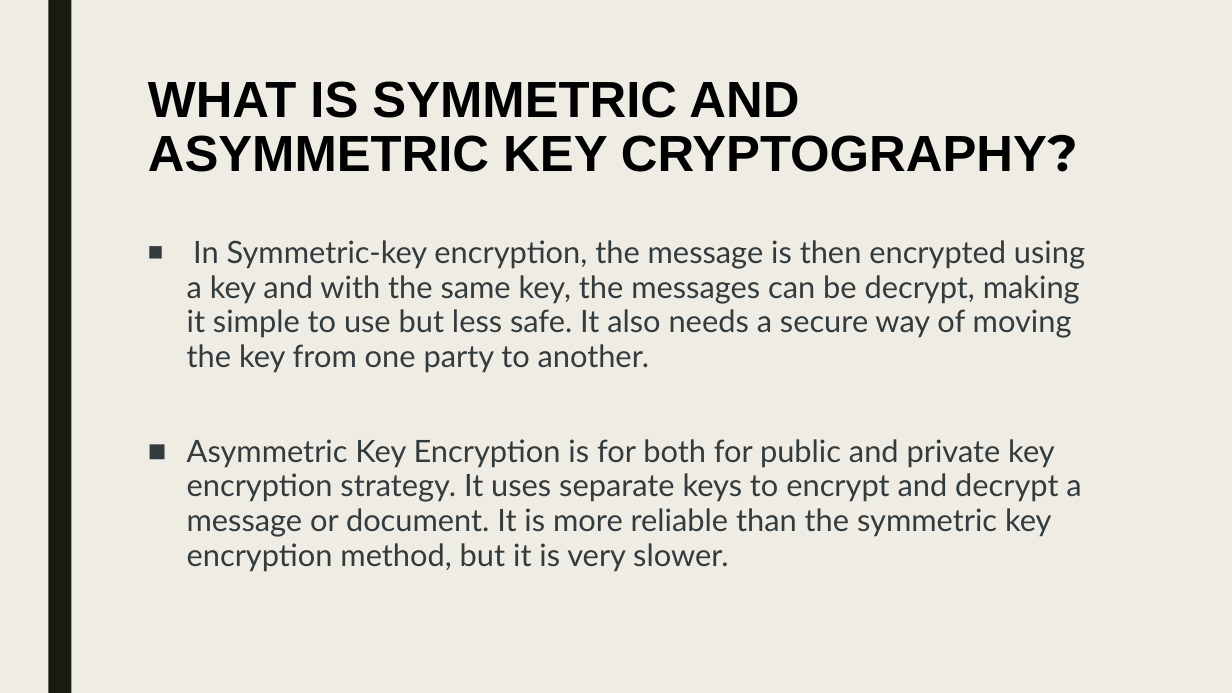
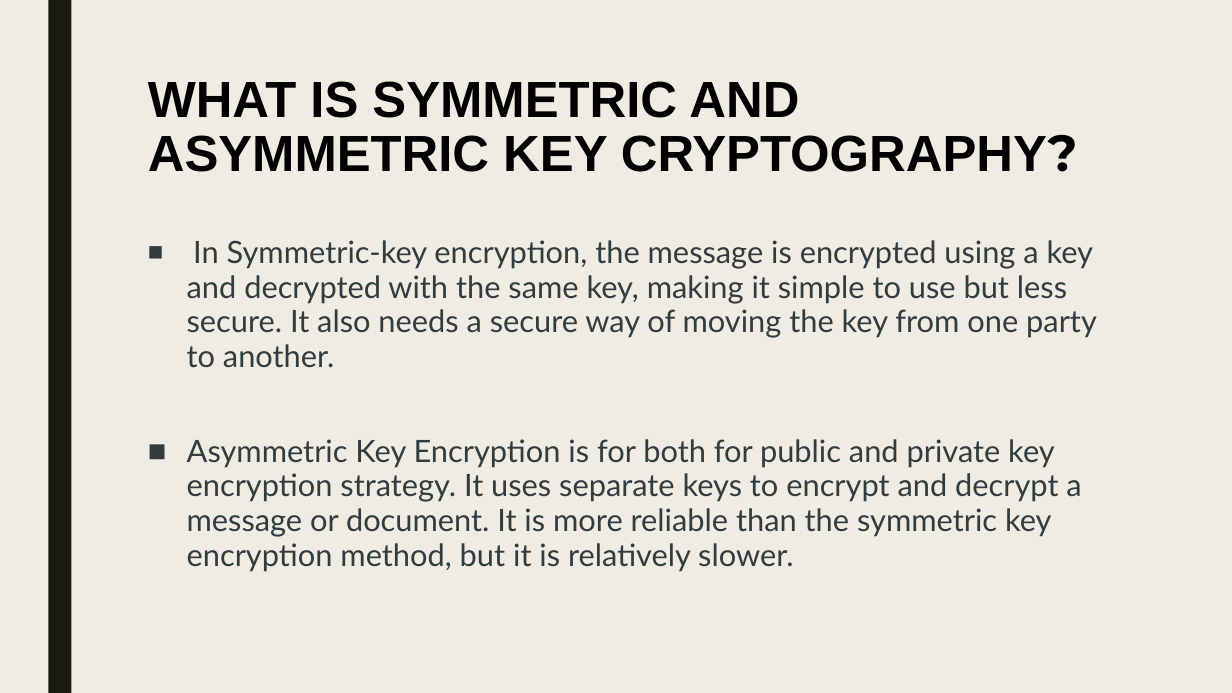
Before and after one commit to Jaidev810/ECC-Cipher, a slide deck: slide 2 of Ecc Cipher.pptx. Drawn at 1232x693 pixels with LibreOffice and Linux fonts; fonts in the diff are those of the drawing. Boxes give left, top, right and bottom in pixels: in the first picture for what was removed or moved away, otherwise in the second. Text is boxed around its words. In the diff, an @@ line names an element or a change of style, - is before the commit and + after.

```diff
--- a/Ecc Cipher.pptx
+++ b/Ecc Cipher.pptx
@@ text at [187, 240, 1097, 572]: text changed @@
-■ In Symmetric-key encryption, the message is then encrypted using a key and with the same key, the messages can be decrypt, making it simple to use but less safe. It also needs a secure way of moving the key from one party to another.
-■ Asymmetric Key Encryption is for both for public and private key encryption strategy. It uses separate keys to encrypt and decrypt a message or document. It is more reliable than the symmetric key encryption method, but it is very slower.
+■ In Symmetric-key encryption, the message is encrypted using a key and decrypted with the same key, making it simple to use but less secure. It also needs a secure way of moving the key from one party to another.
+■ Asymmetric Key Encryption is for both for public and private key encryption strategy. It uses separate keys to encrypt and decrypt a message or document. It is more reliable than the symmetric key encryption method, but it is relatively slower.
```
Also in this commit, not shown: 1 other slide changed, 1 slide added, 1 slide removed.
